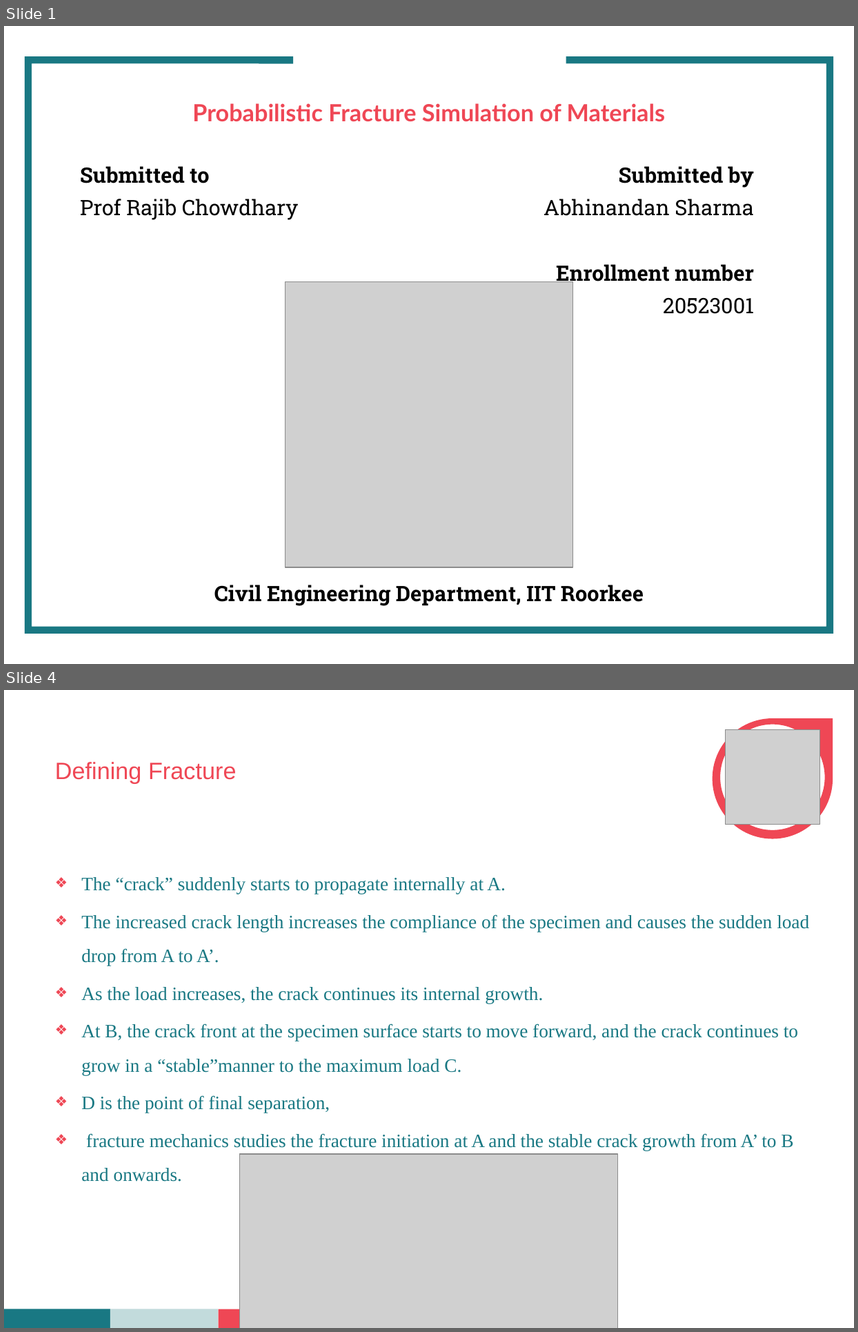
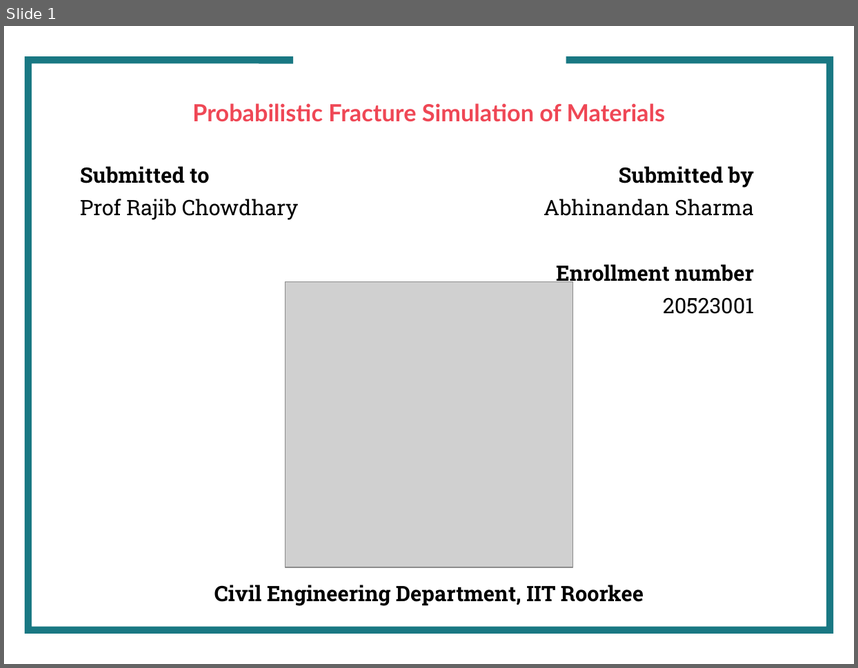
Before and after one commit to Abhinandan1996/seminar, a slide deck: seminar.pptx. Shown one above the other, each under a label of ours: slides 1 and 4 before the commit, slide 1 after it; the slides between them are not shown. The pictures are 858x1332 and 858x668 pixels, drawn with LibreOffice and Linux fonts; fonts in the diff are those of the drawing; grey boxes stand for pictures; background and template pictures are left out. Boxes give left, top, right and bottom in pixels: in the first picture for what was removed or moved away, otherwise in the second. Text is boxed around its words. In the diff, an @@ line names an element or a change of style, - is before the commit and + after.

```diff
--- a/seminar.pptx
+++ b/seminar.pptx
@@ slide 4 removed at (4,690,854,1328), background #FFFFFF @@
@@ teardrop removed at (712,718,833,839) @@
-Your
-Logo
-Here
@@ ellipse removed at (720,724,825,831) @@
@@ picture removed at (726,730,820,825) @@
@@ title removed at (55,762,236,783) @@
-Defining Fracture
@@ text removed at (81,877,809,1181) @@
-❖ The “crack” suddenly starts to propagate internally at A.
-❖ The increased crack length increases the compliance of the specimen and causes the sudden load drop from A to A’.
-❖ As the load increases, the crack continues its internal growth.
-❖ At B, the crack front at the specimen surface starts to move forward, and the crack continues to grow in a “stable”manner to the maximum load C.
-❖ D is the point of final separation,
-❖ fracture mechanics studies the fracture initiation at A and the stable crack growth from A’ to B and onwards.
@@ picture removed at (239,1153,618,1328) @@
@@ rectangle removed at (4,1309,110,1328) @@
@@ rectangle removed at (110,1309,218,1328) @@
@@ rectangle removed at (218,1309,326,1328) @@
```
Also in this commit, not shown: 14 slides changed, 1 slide added, 9 other slides removed, 2 other files.
